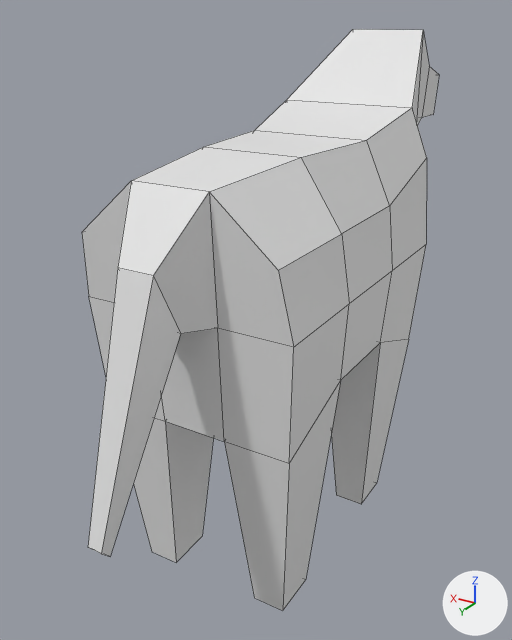
One commit to the FBX model FindMe/Assets/Models/1526/Horse.fbx: the scene before it, then after it.
Camera for both pictures: a 50 mm lens placed at (-1.33, 2.3, 2.19), pointed at (0.18, -0.22, 0.93). Every picture has the same lights, and +X, +Y and +Z are marked at lower right. The older version comes first. Mesh edges are drawn as thin lines.
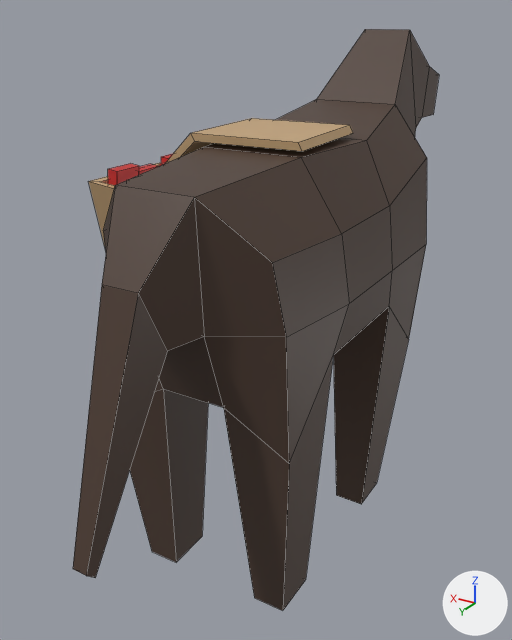
Scene script edits in JSON lines:
```json
{"op": "add", "block": "img_palette2025_psd", "code": ["img_palette2025_psd = load_image('Palette2025.psd', '../../Textures/Palette2025.png', 512, 512, 'sRGB')"]}
{"op": "add", "block": "mat_material", "code": ["mat_material = principled_material('Material')", "mat_material.texture = img_palette2025_psd"]}
{"block": "me_cube_001", "where": "# used by ob_cube; location = (0.0, 0.0, 0.0)"}
{"op": "remove", "block": "me_cube_001", "code": "me_cube_001.from_pydata(...)  # 80 vertices, 78 faces; spans x -0.42..0.42, y -1.74..1.02, z 0.02..2.13"}
{"op": "add", "block": "me_cube_001", "code": "me_cube_001.from_pydata(...)  # 161 vertices, 148 faces; spans x -0.42..0.69, y -1.74..1.1, z 0.02..2.13"}
{"block": "me_cube_001", "change": "me_cube_001 part 1: a new loose piece of 49 vertices spanning x 0.47..0.65, y -0.34..0.2, z 1.55..1.64, in mat_material (picture img_palette2025_psd)"}
{"block": "me_cube_001", "change": "me_cube_001 part 2: a new loose piece of 32 vertices spanning x -0.22..0.69, y -0.37..0.24, z 1.21..1.8, in mat_material (picture img_palette2025_psd)"}
{"block": "me_cube_001", "change": "me_cube_001 part 3"}
{"block": "me_cube_001", "change": "5 vertices in x -0.06..0.07, y 0.64..1.02, z 0.55..1.25 move by (0.0, 0.07, -0.03)"}
{"block": "me_cube_001", "change": "4 vertices in x -0.13..0.13, y -0.66..0.51, z 0.8 move by (0.0, 0.0, 0.14)"}
{"block": "me_cube_001", "change": "4 vertices in x -0.15..0.15, y 0.55..0.59, z 1.26..1.71 move by (0.0, 0.08, 0.0)"}
{"block": "me_cube_001", "change": "4 vertices in x -0.39..0.4, y 0.12, z 0.93 move by (0.0, 0.07, 0.14)"}
{"block": "me_cube_001", "change": "4 vertices in x -0.39..0.4, y -0.27, z 0.93 move by (0.0, -0.08, 0.14)"}
{"block": "me_cube_001", "change": "13 vertices move from x -0.42..0.42, y -1.13..1.02, z 0.62..2.13 to x -0.36..0.37, y -1.13..1.1, z 0.59..2.13"}
{"block": "me_cube_001", "change": "me_cube_001 part 4: 78 faces spanning x -0.42..0.42, y -1.74..1.1, z 0.02..2.13 switch from no material to mat_material (picture img_palette2025_psd)"}
```

Changed parts and their boxes (x1, y1, x2, y2) in the pictures (512 x 640 px; the box of a moved part takes in the faces that stretch with it):
```json
{"object": "Cube", "change": "reshaped", "before": [82, 29, 439, 611], "after": [73, 29, 439, 611]}
{"part": 1, "of": "me_cube_001", "change": "added", "after": [107, 153, 174, 185], "on screen": "red"}
{"part": 2, "of": "me_cube_001", "change": "added", "after": [88, 118, 353, 246]}
{"part": 3, "of": "me_cube_001", "change": "moved or reshaped", "before": [82, 29, 429, 611], "after": [73, 29, 429, 611]}
{"part": 4, "of": "me_cube_001", "change": "recoloured", "before": [82, 29, 439, 611], "after": [73, 29, 439, 611], "on screen": "darker"}
```
